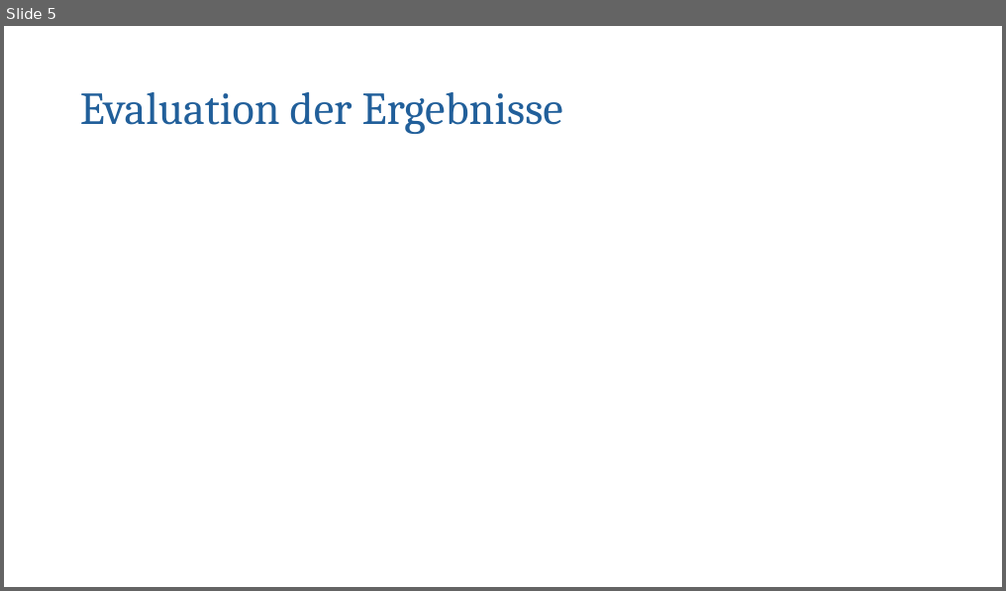
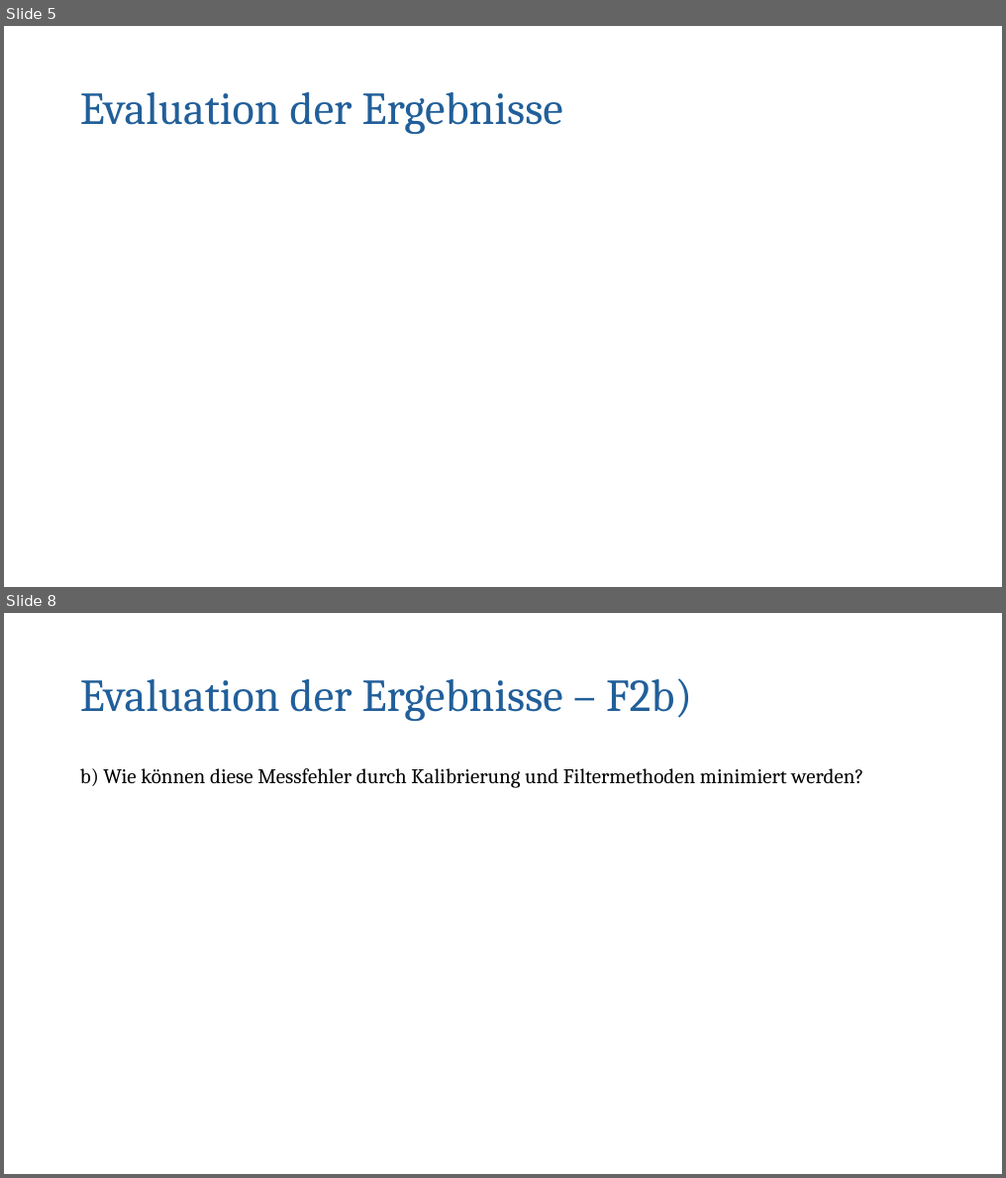
Before and after one commit to charlotte-strg/IMU_Audit, a slide deck: MA_files/MA-Präsentation_Charlotte_Strang.pptx. Shown one above the other, each under a label of ours: slide 5 before the commit, slides 5 and 8 after it; the slides between them are not shown. The pictures are 1006x591 and 1006x1178 pixels, drawn with LibreOffice and Linux fonts; fonts in the diff are those of the drawing. Boxes give left, top, right and bottom in pixels: in the first picture for what was removed or moved away, otherwise in the second. Text is boxed around its words. In the diff, an @@ line names an element or a change of style, - is before the commit and + after.

```diff
--- a/MA_files/MA-Präsentation_Charlotte_Strang.pptx
+++ b/MA_files/MA-Präsentation_Charlotte_Strang.pptx
@@ slide 8 added at [4,613,1002,1174], background #FFFFFF @@
@@ title added at [80,678,692,721], 44 pt, text #215F9A @@
+Evaluation der Ergebnisse – F2b)
@@ text added at [80,768,863,788], 20 pt, text #000000 @@
+b) Wie können diese Messfehler durch Kalibrierung und Filtermethoden minimiert werden?
```
Also in this commit, not shown: 5 other slides added, 1 slide removed, 16 other files.
